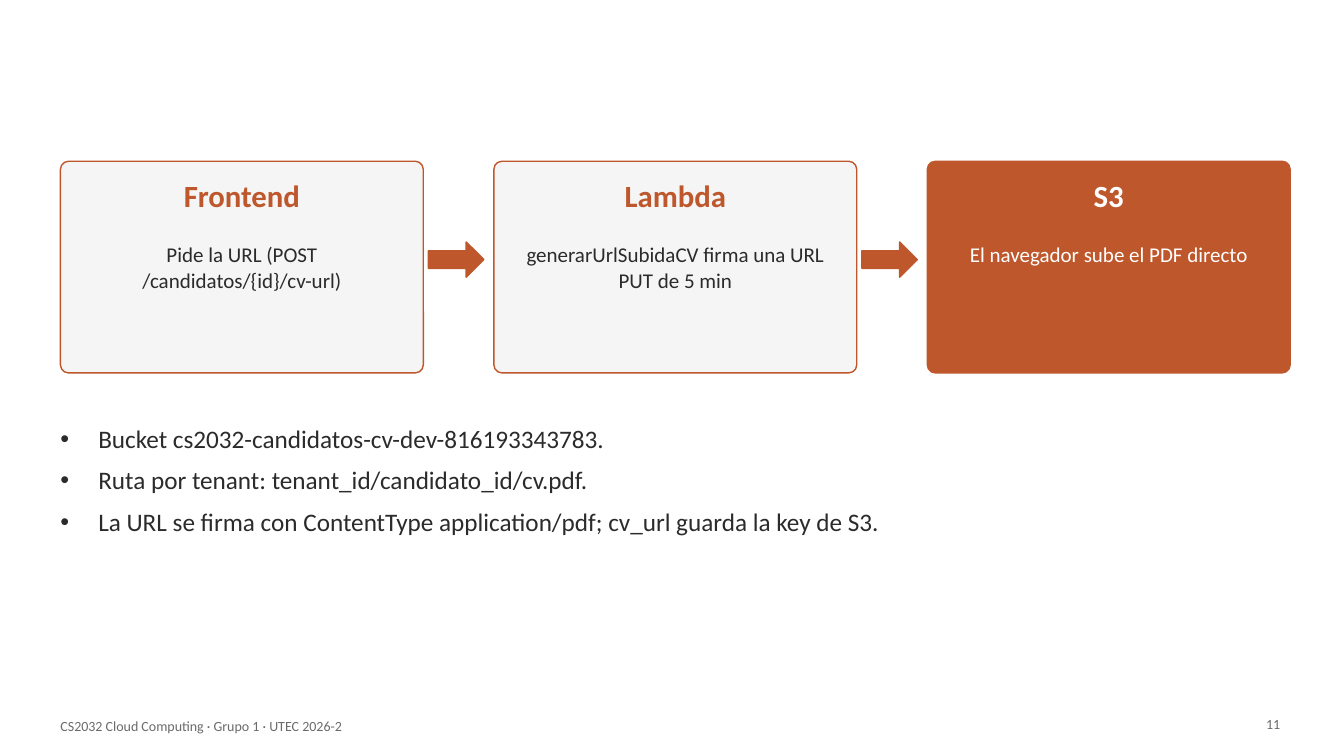
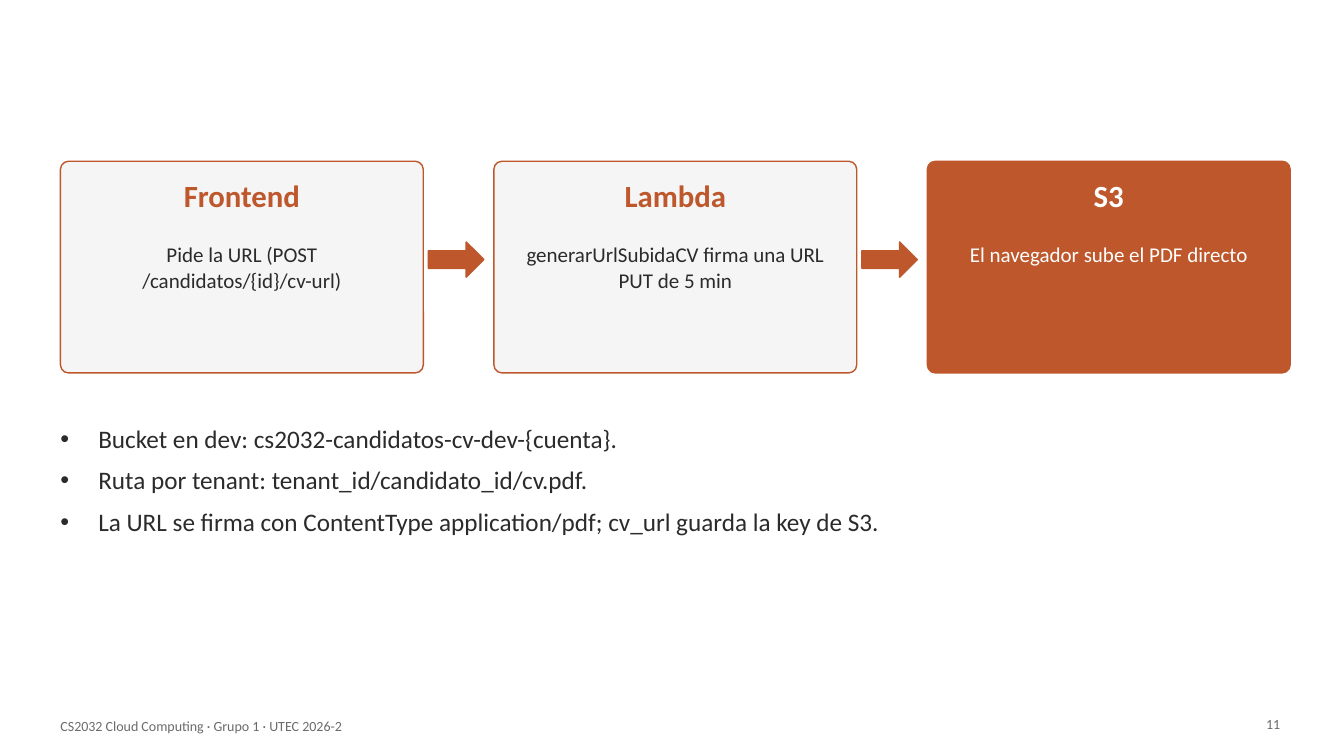
Before and after one commit to santiagodavila-ops/Proyecto-Final-Cloud-Computing-v2, a slide deck: slide 11 of presentacion/Presentacion_CS2032_Grupo1.pptx. Drawn at 1344x756 pixels with LibreOffice and Linux fonts; fonts in the diff are those of the drawing. Boxes give left, top, right and bottom in pixels: in the first picture for what was removed or moved away, otherwise in the second. Text is boxed around its words. In the diff, an @@ line names an element or a change of style, - is before the commit and + after.

```diff
--- a/presentacion/Presentacion_CS2032_Grupo1.pptx
+++ b/presentacion/Presentacion_CS2032_Grupo1.pptx
@@ text at (x1=98, y1=429, x2=617, y2=452): text changed @@
-• Bucket cs2032-candidatos-cv-dev-816193343783.
+• Bucket en dev: cs2032-candidatos-cv-dev-{cuenta}.
```
Also in this commit, not shown: 15 other slides changed, 2 other files.
